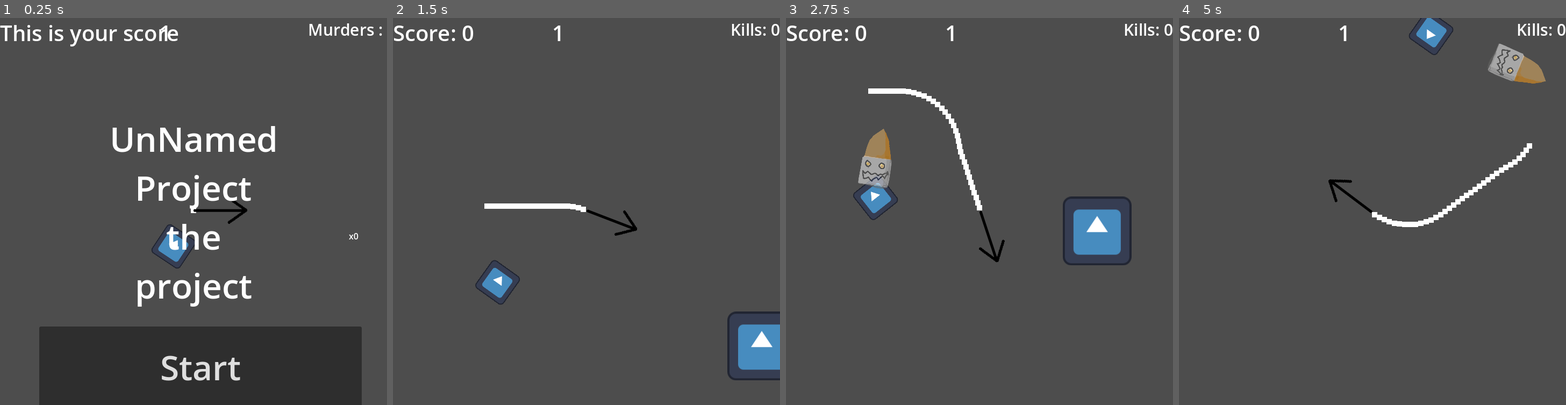
Above: before the commit, frames 1-4 (left to right).
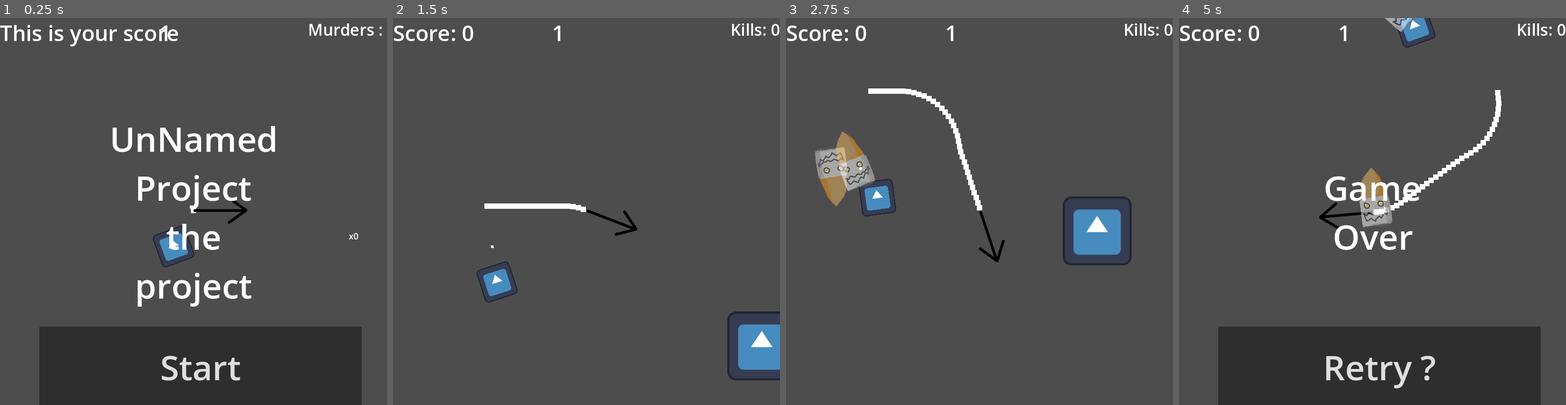
Above: after the commit, the same moments.

Repository: zazak03/jamimag
Game: Godot game, scene res://levels/template_niveau.tscn
Two runs of this game, one before a commit and one after it. Both use one fixed random seed, a clock stepped at 60 frames per second and the inputs below. This scene is started directly instead of the project's main scene. The engine's default icon, where the game draws it, is replaced by a stand-in: a white triangle on a blue panel in a dark square.
Inputs:
- Up to frame 1 (0.25 s): no input
- Up to frame 2 (1.5 s): click "Start" at 0.5 s; hold Right (turn_clockwise) from 1.28 s (still down)
- Up to frame 3 (2.75 s): release Right (turn_clockwise) at 2.03 s; tap Left (turn_counterclockwise) at 2.1 s
- Up to frame 4 (5 s): hold Right (turn_clockwise) 2.78-3.53 s; tap Left (turn_counterclockwise) at 3.6 s; hold Right (turn_clockwise) from 4.28 s (still down)

The runs differ from the first frame. In frame 1, 0.3% of the frame differs, in the area x 39-55%, y 53-65%; in frame 2, 0.3%; in frame 3, 2.4%; in frame 4, 22%, in the area x 10-95%, y 0-100%.

Commit message:
bug changement

Diff:
--- a/scenes/ennemy.tscn
+++ b/scenes/ennemy.tscn
@@ -1,8 +1,9 @@
-[gd_scene load_steps=7 format=3 uid="uid://0esgngfl4gg0"]
+[gd_scene load_steps=8 format=3 uid="uid://0esgngfl4gg0"]
 
 [ext_resource type="Script" path="res://scripts/ennemy_follow.gd" id="1_2md5m"]
 [ext_resource type="Script" path="res://scripts/ennemy.gd" id="2_j6oky"]
 [ext_resource type="Texture2D" uid="uid://dbbnd3yeuf753" path="res://assets/icon.svg" id="3_56d6m"]
+[ext_resource type="Texture2D" uid="uid://dwqmuuji6qm24" path="res://assets/SpriteCape.png" id="4_b374i"]
 
 [sub_resource type="SpriteFrames" id="SpriteFrames_bvip6"]
 animations = [{
@@ -49,6 +50,7 @@
 }
 
 [node name="ennemy_follow" type="PathFollow2D" groups=["ennemis"]]
+rotates = false
 script = ExtResource("1_2md5m")
 
 [node name="ennemy" type="Area2D" parent="."]
@@ -74,6 +76,10 @@
 [node name="bullet_start" type="Node2D" parent="ennemy/ennemy_oriantation"]
 position = Vector2(135, 0)
 
+[node name="debug" type="Sprite2D" parent="ennemy/ennemy_oriantation"]
+position = Vector2(135, 0)
+texture = ExtResource("4_b374i")
+
 [node name="Timer" type="Timer" parent="ennemy"]
 autostart = true
 
--- a/scripts/ennemy_follow.gd
+++ b/scripts/ennemy_follow.gd
@@ -9,7 +9,7 @@
 	$ennemy.target = target
 	$ennemy/Timer.wait_time = vitesse_de_tire
 	$ennemy/Timer.start(0)
-	pass # Replace with function body.
+	$ennemy.global_rotation = 0
 
 # Called every frame. 'delta' is the elapsed time since the previous frame.
 func _process(delta):
Not shown: 1 places in scenes/cible.tscn that only renumber resources
